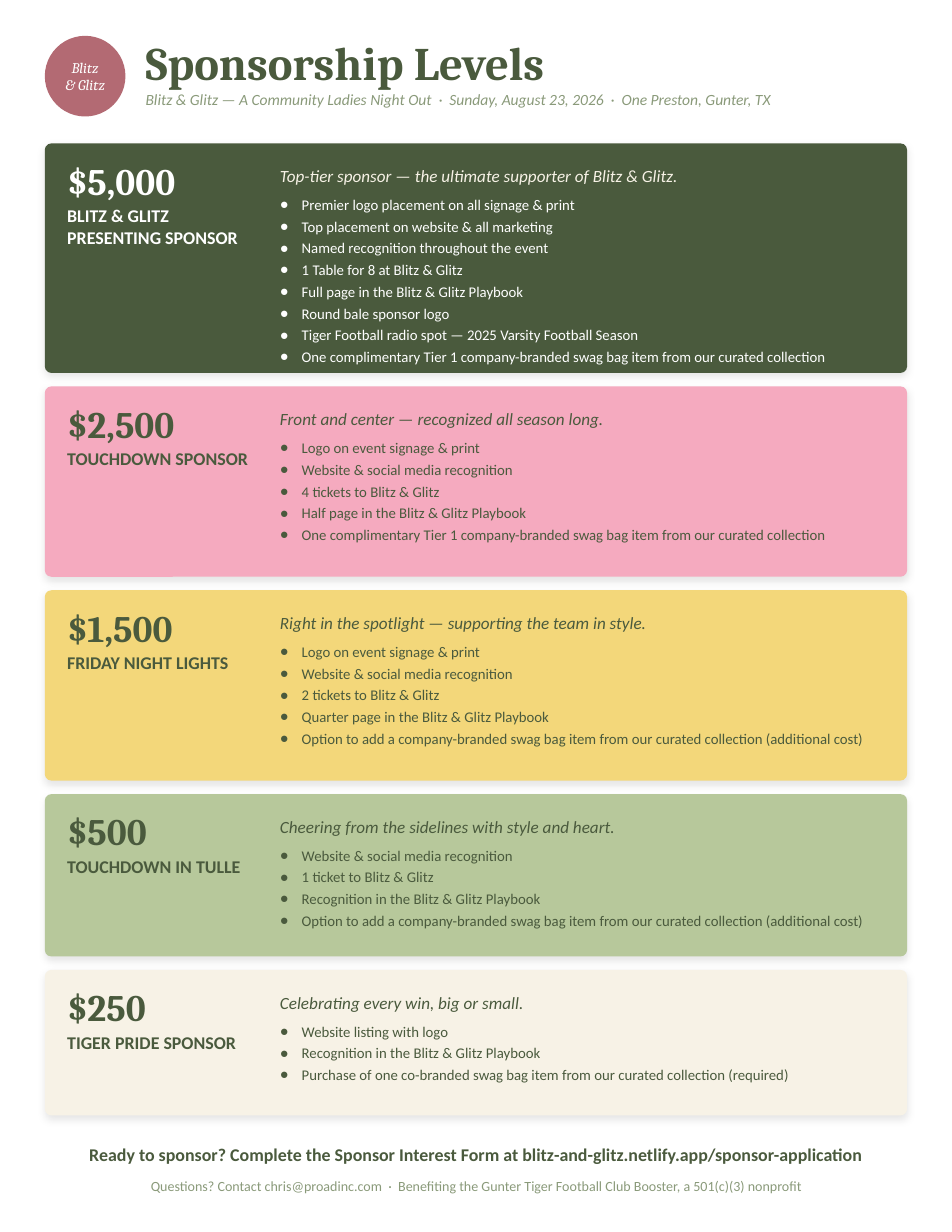
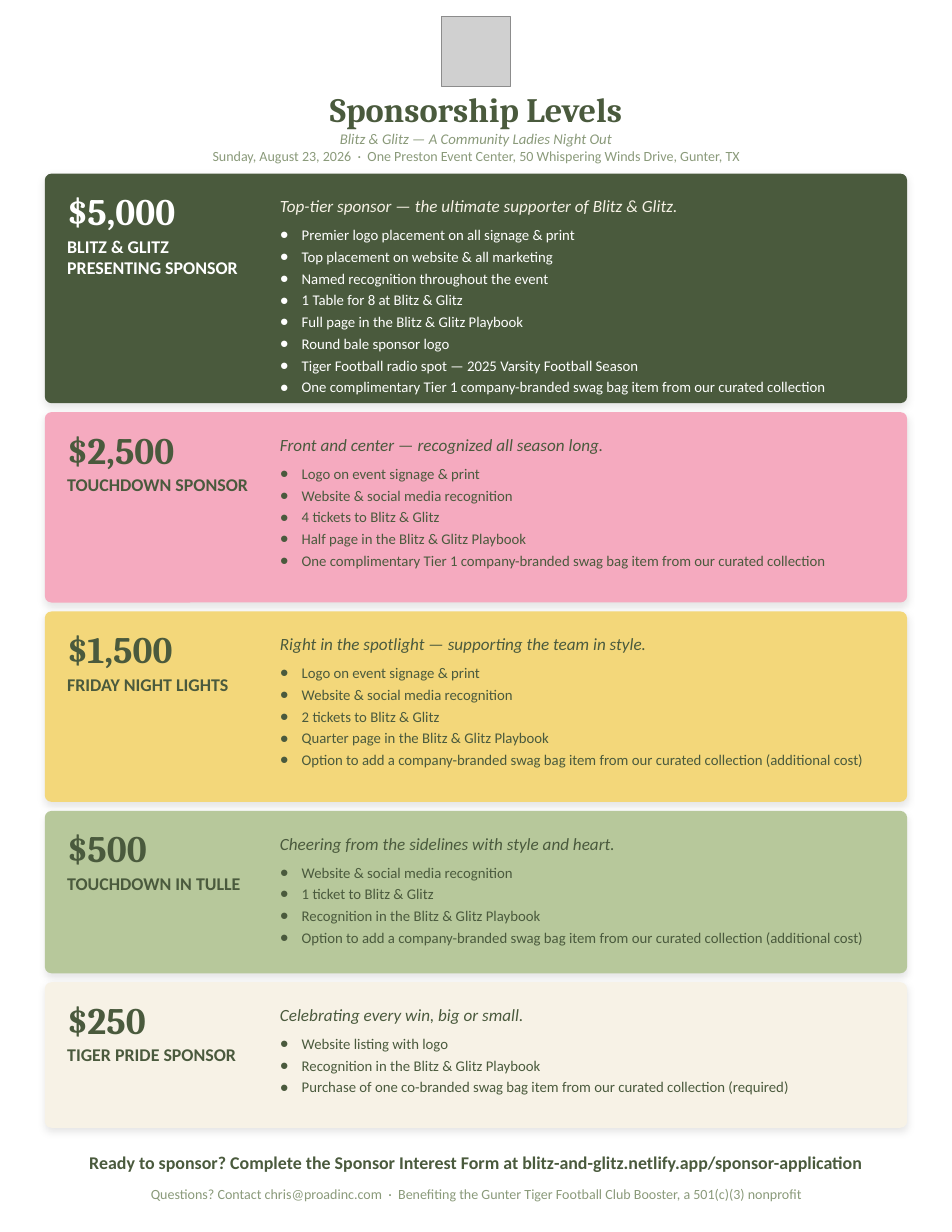
Before and after one commit to cczielinski/blitz-and-glitz-hub, a slide deck: slide 1 of Blitz-and-Glitz_Sponsorship-Flyer.pptx. Drawn at 952x1232 pixels with LibreOffice and Linux fonts; fonts in the diff are those of the drawing; grey boxes stand for pictures. Boxes give left, top, right and bottom in pixels: in the first picture for what was removed or moved away, otherwise in the second. Text is boxed around its words. In the diff, an @@ line names an element or a change of style, - is before the commit and + after.

Commit message:
Add theme logo to sponsorship flyer, fix layout

```diff
--- a/Blitz-and-Glitz_Sponsorship-Flyer.pptx
+++ b/Blitz-and-Glitz_Sponsorship-Flyer.pptx
@@ picture added at (x1=441, y1=17, x2=511, y2=86) @@
@@ ellipse removed at (x1=45, y1=36, x2=125, y2=116) @@
@@ text removed at (x1=72, y1=63, x2=105, y2=90) @@
-Blitz
-& Glitz
@@ text "Sponsorship Levels" moved from (x1=146, y1=47, x2=544, y2=90) to (x1=330, y1=98, x2=622, y2=129) @@
@@ text "Sponsorship Levels" at (x1=330, y1=98, x2=622, y2=129): size 30 to 22 pt; alignment left to centre @@
@@ text added at (x1=340, y1=134, x2=612, y2=147), 9.5 pt, text #8A9A7A, italic @@
+Blitz & Glitz — A Community Ladies Night Out
@@ 4 texts, 1 rounded rectangle moved together from (x1=45, y1=143, x2=907, y2=373) to (x1=45, y1=174, x2=907, y2=403) @@
@@ text at (x1=213, y1=151, x2=740, y2=164): text changed; size 10 to 9 pt; italic off @@
-Blitz & Glitz — A Community Ladies Night Out · Sunday, August 23, 2026 · One Preston, Gunter, TX
+Sunday, August 23, 2026 · One Preston Event Center, 50 Whispering Winds Drive, Gunter, TX
@@ 4 texts, 1 rounded rectangle moved together from (x1=45, y1=386, x2=907, y2=577) to (x1=45, y1=412, x2=907, y2=603) @@
@@ 4 texts, 1 rounded rectangle moved together from (x1=45, y1=590, x2=907, y2=781) to (x1=45, y1=612, x2=907, y2=802) @@
@@ 6 texts, 1 rounded rectangle moved together from (x1=45, y1=794, x2=907, y2=1083) to (x1=45, y1=811, x2=907, y2=1095) @@
@@ 4 texts, 1 rounded rectangle moved together from (x1=45, y1=970, x2=907, y2=1194) to (x1=45, y1=982, x2=907, y2=1202) @@
```
Also in this commit, not shown: 1 other file.
